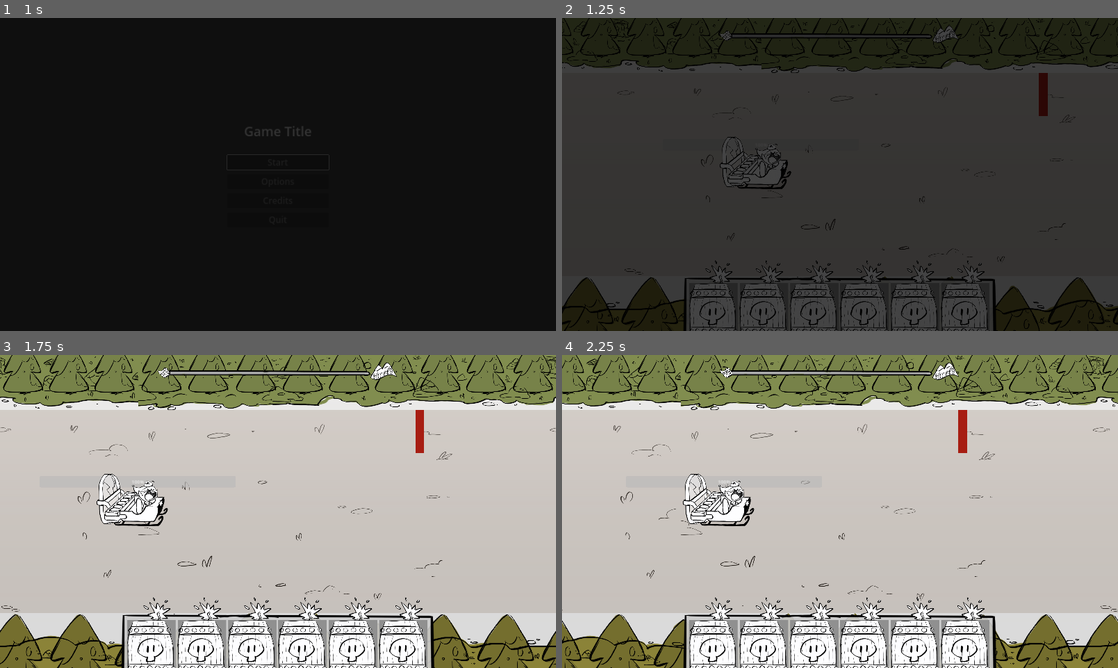
Above: before the commit, frames 1-4 (two rows, left to right).
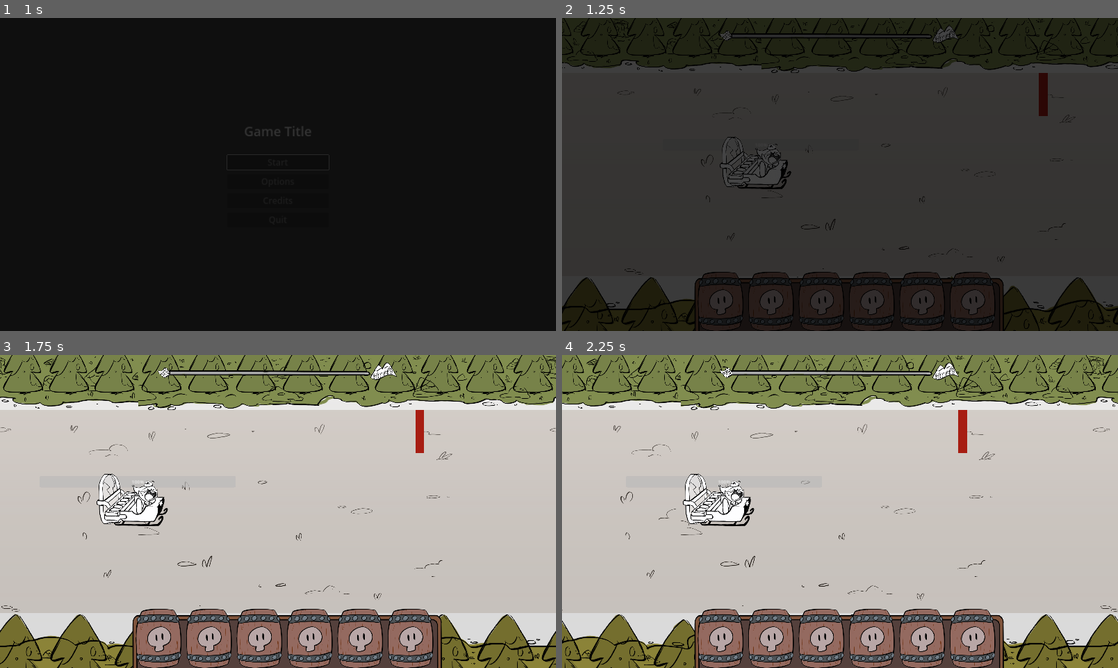
Above: after the commit, the same moments.

Repository: hsandt/ld53
Game: Godot game, scene res://scenes/main_menu_scene.tscn
The game is run twice, just before and just after one commit, with the same random seed, the same clock (stepped at 60 frames per second) and the same inputs.
Inputs (mouse positions are in pixels of both pictures, inside the frame that each line leads up to):
- Up to frame 1 (1 s): tap Enter (ui_accept) at 0.5, 0.77 s; move the mouse to (400, 158) at 0.52 s; hold Right (ui_right) from 0.53 s (still down); hold M (app_next_resolution) from 0.53 s (still down); click (400, 158) at 0.67 s
- Up to frame 2 (1.25 s): keep holding Right (ui_right); keep holding M (app_next_resolution)
- Up to frame 3 (1.75 s): move the mouse to (166, 527) at 1.27 s; release Right (ui_right) at 1.28 s; release M (app_next_resolution) at 1.28 s; hold S (down) from 1.28 s (still down); tap N (app_prev_resolution) at 1.35 s; tap Enter (ui_accept) at 1.52 s
- Up to frame 4 (2.25 s): move the mouse to (895, 442) at 2.02 s; release S (down) at 2.03 s; hold Right (ui_right) from 2.03 s (still down); hold M (app_next_resolution) from 2.03 s (still down)

Frame 1 is identical in both runs. In frame 2, 7.3% of the frame differs, in the area x 21-80%, y 77-100%; in frame 3, 10%; in frame 4, 10%.

Commit message:
[HUD] Upgrade keg container and keg sprites, prepared keg animations

Diff:
--- /dev/null
+++ b/animations/powder_panel_sprite_frames.tres
@@ -0,0 +1,36 @@
+[gd_resource type="SpriteFrames" load_steps=5 format=3 uid="uid://dwrs2bhosv0et"]
+
+[ext_resource type="Texture2D" uid="uid://b1bdlsppvrrqx" path="res://sprites/hud/HUD__0007_Keg_Destroyed.png" id="1_s1074"]
+[ext_resource type="Texture2D" uid="uid://fkkus6hs8i7f" path="res://sprites/hud/HUD__0000_Keg_Idle.png" id="2_fgn3c"]
+[ext_resource type="Texture2D" uid="uid://4fpmv2yikvl5" path="res://sprites/hud/HUD__0003_Keg_Spark3.png" id="3_deulp"]
+[ext_resource type="Texture2D" uid="uid://b6u233srvgy6t" path="res://sprites/hud/HUD__0004_Keg_Spark4.png" id="4_kolce"]
+
+[resource]
+animations = [{
+"frames": [{
+"duration": 1.0,
+"texture": ExtResource("1_s1074")
+}],
+"loop": true,
+"name": &"consumed",
+"speed": 5.0
+}, {
+"frames": [{
+"duration": 1.0,
+"texture": ExtResource("2_fgn3c")
+}],
+"loop": true,
+"name": &"idle",
+"speed": 5.0
+}, {
+"frames": [{
+"duration": 1.0,
+"texture": ExtResource("3_deulp")
+}, {
+"duration": 3.0,
+"texture": ExtResource("4_kolce")
+}],
+"loop": true,
+"name": &"spark",
+"speed": 6.0
+}]
--- a/prefabs/ingame/hud/powder_panel.tscn
+++ b/prefabs/ingame/hud/powder_panel.tscn
@@ -1,13 +1,19 @@
-[gd_scene load_steps=3 format=3 uid="uid://c03i68p3oqkh2"]
+[gd_scene load_steps=6 format=3 uid="uid://c03i68p3oqkh2"]
 
-[ext_resource type="Texture2D" uid="uid://cnabhyboag8wj" path="res://sprites/hud/HUD_Keg.PNG" id="1_0ng4j"]
+[ext_resource type="Texture2D" uid="uid://fkkus6hs8i7f" path="res://sprites/hud/HUD__0000_Keg_Idle.png" id="1_srpb8"]
 [ext_resource type="PackedScene" uid="uid://n87nhvob85pn" path="res://scripts/buffs/buff.tscn" id="2_pfr15"]
+[ext_resource type="SpriteFrames" uid="uid://dwrs2bhosv0et" path="res://animations/powder_panel_sprite_frames.tres" id="3_jit8g"]
+[ext_resource type="Script" path="res://scripts/visual/AnimatedSprite2DBrightnessController.gd" id="6_7s2n6"]
+
+[sub_resource type="AnimatedTexture" id="AnimatedTexture_gq4n8"]
+frame_0/texture = ExtResource("1_srpb8")
 
 [node name="Powder Panel" type="Panel"]
 self_modulate = Color(1, 1, 1, 0)
 custom_minimum_size = Vector2(332, 332)
 
-[node name="TextureRect" type="TextureRect" parent="."]
+[node name="TextureRect OLD" type="TextureRect" parent="."]
+visible = false
 layout_mode = 1
 anchors_preset = 15
 anchor_right = 1.0
@@ -18,7 +24,7 @@
 offset_bottom = -2.0
 grow_horizontal = 2
 grow_vertical = 2
-texture = ExtResource("1_0ng4j")
+texture = SubResource("AnimatedTexture_gq4n8")
 
 [node name="buff" parent="." instance=ExtResource("2_pfr15")]
 offset_left = -29.0
@@ -26,3 +32,13 @@
 offset_right = 11.0
 offset_bottom = 137.0
 scale = Vector2(2.41221, 4.01272)
+
+[node name="AnimatedSprite2DBrightnessController" type="AnimatedSprite2D" parent="." node_paths=PackedStringArray("brighten_timer")]
+position = Vector2(153, 43)
+sprite_frames = ExtResource("3_jit8g")
+animation = &"idle"
+autoplay = "idle"
+script = ExtResource("6_7s2n6")
+brighten_timer = NodePath("../BrightenTimer")
+
+[node name="BrightenTimer" type="Timer" parent="."]
--- a/prefabs/ingame/hud/powders_panel.tscn
+++ b/prefabs/ingame/hud/powders_panel.tscn
@@ -10,23 +10,23 @@
 
 [node name="Powders Panel" type="Panel"]
 anchors_preset = -1
-anchor_left = 0.201562
 anchor_top = 0.794444
-anchor_right = 0.801042
+anchor_right = 1.0
 anchor_bottom = 1.0
 theme_override_styles/panel = SubResource("StyleBoxTexture_msqmn")
 script = ExtResource("2_c6afb")
 metadata/_edit_group_ = true
 metadata/_edit_use_anchors_ = true
+metadata/_edit_lock_ = true
 
 [node name="HBoxContainer" type="HBoxContainer" parent="."]
 layout_mode = 1
 anchors_preset = -1
-anchor_left = 0.0451781
+anchor_left = 0.246875
 anchor_top = 0.252252
-anchor_right = 0.946134
+anchor_right = 0.786458
 anchor_bottom = 1.0045
-offset_right = 1037.0
+offset_right = 1036.0
 offset_bottom = 167.0
 scale = Vector2(0.5, 0.5)
 theme_override_constants/separation = 16
Binary file changed: sprites/hud/HUD_KegContainer.PNG
Binary file added: sprites/hud/HUD_ProgressBar_Fill.png
Not shown, added: sprites/hud/HUD_ProgressBar_Fill.png.import
Binary file added: sprites/hud/HUD_ProgressBar_Frame.png
Not shown, added: sprites/hud/HUD_ProgressBar_Frame.png.import
Binary file added: sprites/hud/HUD_ProgressBar_Icon.png
Not shown, added: sprites/hud/HUD_ProgressBar_Icon.png.import
Binary file added: sprites/hud/HUD__0000_Keg_Idle.png
Not shown, added: sprites/hud/HUD__0000_Keg_Idle.png.import
Binary file added: sprites/hud/HUD__0001_Keg_Spark1.png
Not shown, added: sprites/hud/HUD__0001_Keg_Spark1.png.import
Binary file added: sprites/hud/HUD__0002_Keg_Spark2.png
(and 11 more such lines)
